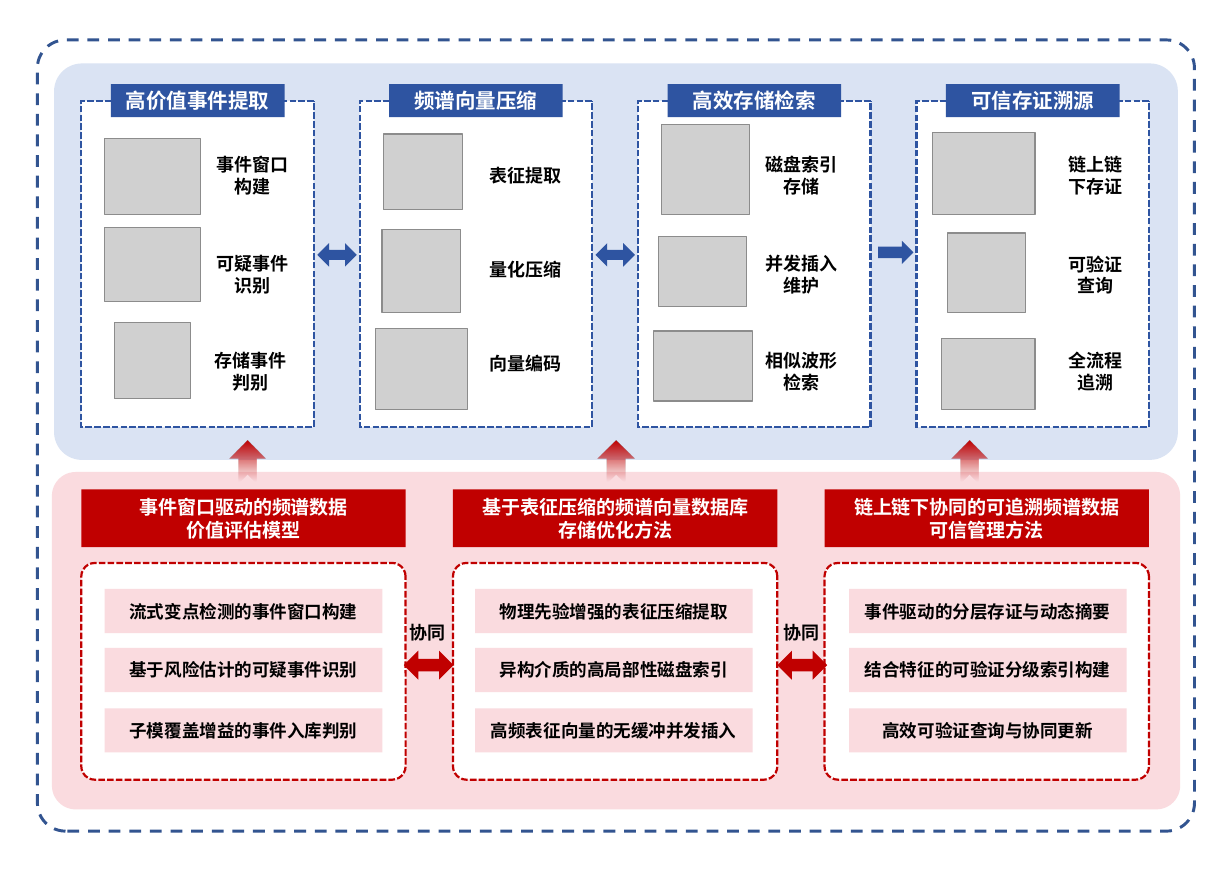
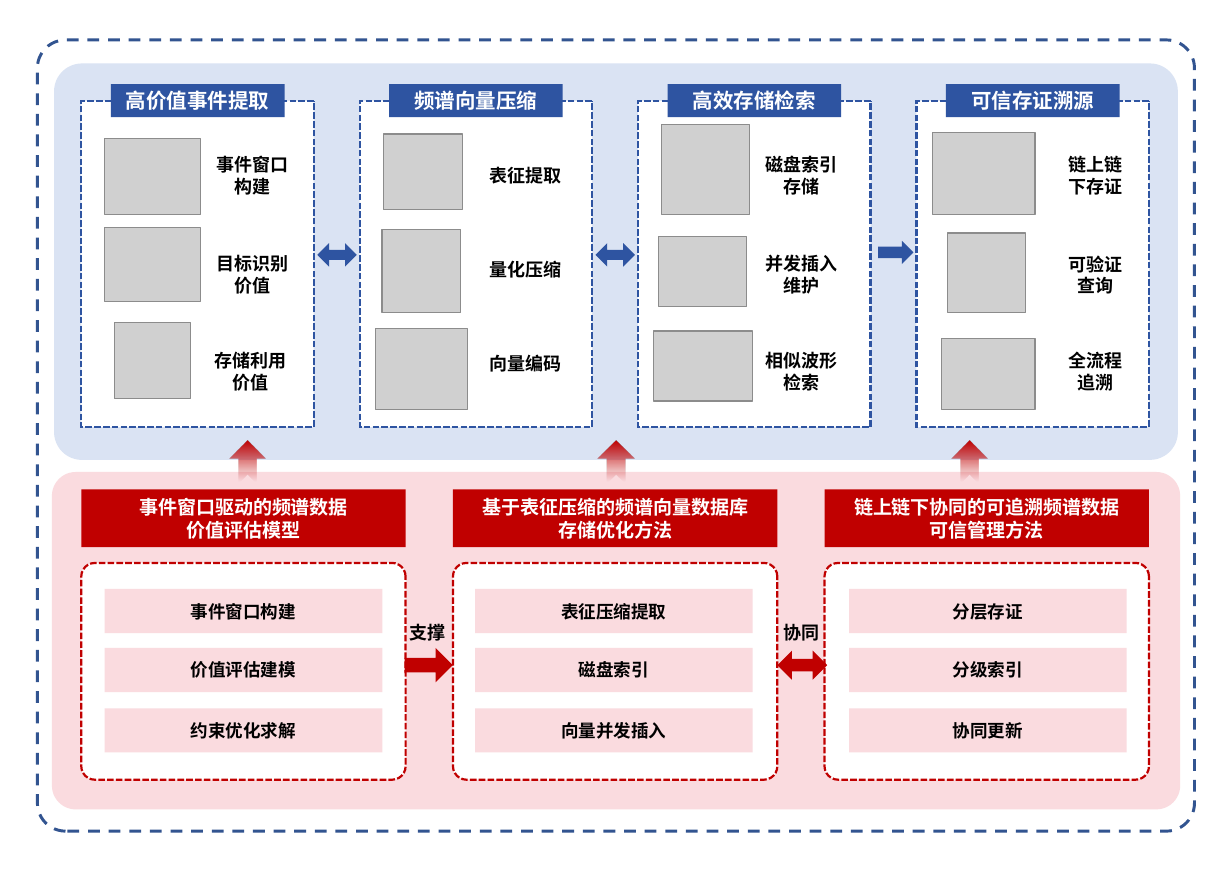
Before and after one commit to yeshu8zpf/NSFC_MCI, a slide deck: slide 1 of 军民融合/ppt/2.pptx. Drawn at 1232x871 pixels with LibreOffice and Linux fonts; fonts in the diff are those of the drawing; grey boxes stand for pictures. Boxes give left, top, right and bottom in pixels: in the first picture for what was removed or moved away, otherwise in the second. Text is boxed around its words. In the diff, an @@ line names an element or a change of style, - is before the commit and + after.

```diff
--- a/军民融合/ppt/2.pptx
+++ b/军民融合/ppt/2.pptx
@@ text at <box>216,254,288,294</box>: text changed @@
-可疑事件识别
+目标识别
+价值
@@ text at <box>214,351,286,391</box>: text changed @@
-存储事件判别
+存储利用价值
@@ text in rounded rectangle at <box>191,603,296,620</box>: text changed @@
-流式变点检测的事件窗口构建
+事件窗口构建
@@ text at <box>410,623,446,641</box>: text changed @@
-协同
+支撑
@@ text in rounded rectangle at <box>561,603,666,620</box>: text changed @@
-物理先验增强的表征压缩提取
+表征压缩提取
@@ text in rounded rectangle at <box>953,603,1023,620</box>: text changed @@
-事件驱动的分层存证与动态摘要
+分层存证
@@ left right arrow removed at <box>404,651,453,681</box> @@
@@ right arrow added at <box>406,651,451,681</box>, fill #C00000, outline #C00000 1.5 pt @@
@@ text in rounded rectangle at <box>191,661,296,678</box>: text changed @@
-基于风险估计的可疑事件识别
+价值评估建模
@@ text in rounded rectangle at <box>579,661,649,678</box>: text changed @@
-异构介质的高局部性磁盘索引
+磁盘索引
@@ text in rounded rectangle at <box>953,661,1023,678</box>: text changed @@
-结合特征的可验证分级索引构建
+分级索引
@@ text in rounded rectangle at <box>191,722,296,739</box>: text changed @@
-子模覆盖增益的事件入库判别
+约束优化求解
@@ text in rounded rectangle at <box>561,722,666,739</box>: text changed @@
-高频表征向量的无缓冲并发插入
+向量并发插入
@@ text in rounded rectangle at <box>953,722,1023,739</box>: text changed @@
-高效可验证查询与协同更新
+协同更新
```
Also in this commit, not shown: 1 other file.
